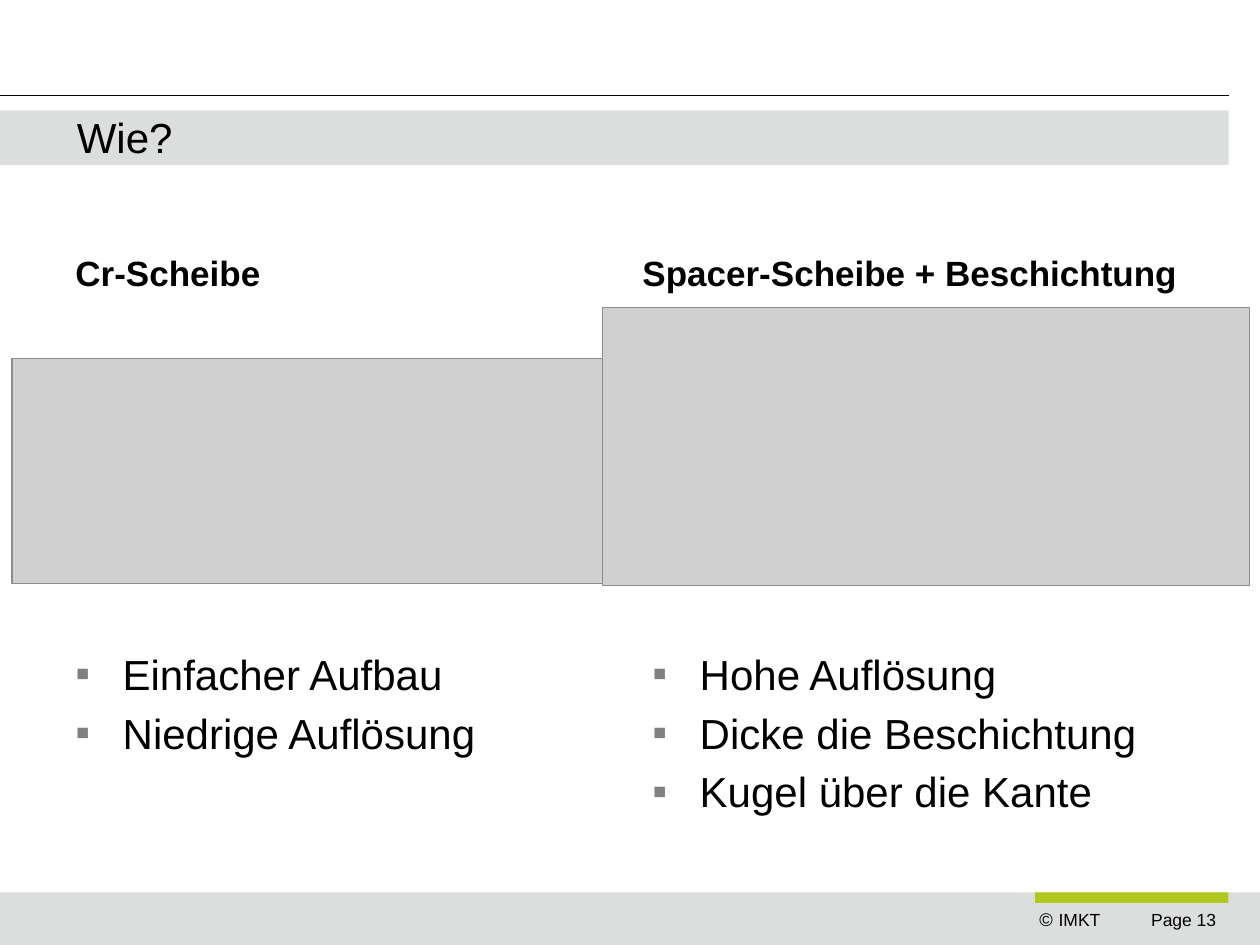
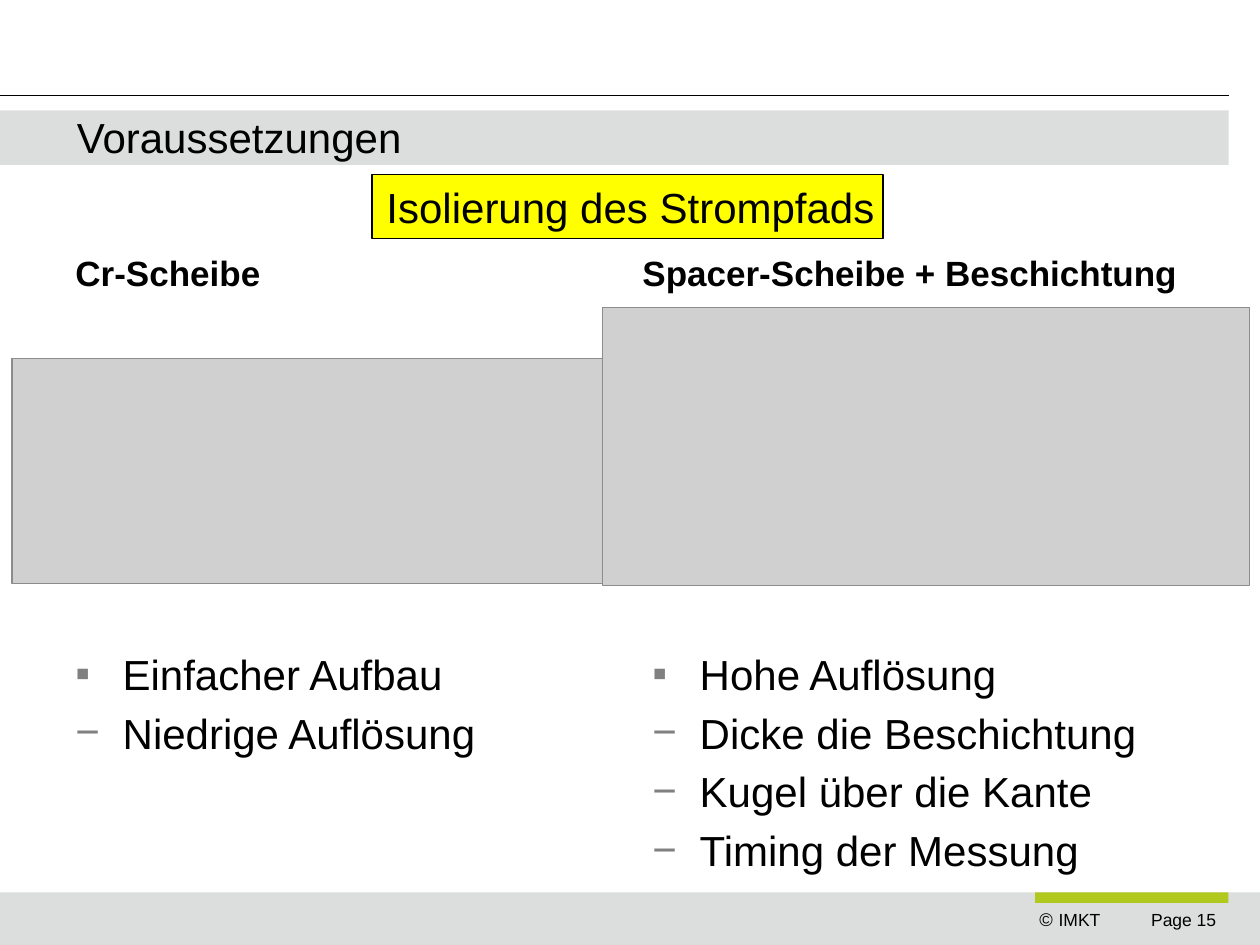
Before and after one commit to ngocminhdao88/dao_masterarbeit, a slide deck: slide 15 of presentations/ziel_der_arbeit_vw.pptx (slide 13 before the commit). Drawn at 1260x945 pixels with LibreOffice and Linux fonts; fonts in the diff are those of the drawing; grey boxes stand for pictures; background and template pictures are left out. Boxes give left, top, right and bottom in pixels: in the first picture for what was removed or moved away, otherwise in the second. Text is boxed around its words. In the diff, an @@ line names an element or a change of style, - is before the commit and + after.

```diff
--- a/presentations/ziel_der_arbeit_vw.pptx
+++ b/presentations/ziel_der_arbeit_vw.pptx
@@ title at (77, 124, 402, 162): text changed @@
-Wie?
+Voraussetzungen
@@ rectangle added at (372, 175, 883, 238), fill #FFFF00, outline #000000 0.75 pt @@
@@ text added at (386, 192, 875, 232), 24 pt, text #000000 @@
+Isolierung des Strompfads
@@ text at (700, 835, 1078, 875): paragraph added @@
+− Timing der Messung
@@ page number at (1151, 914, 1216, 930): text changed @@
-Page 13
+Page 15
```
Also in this commit, not shown: 4 other slides changed, 2 slides added, 10 other files.
